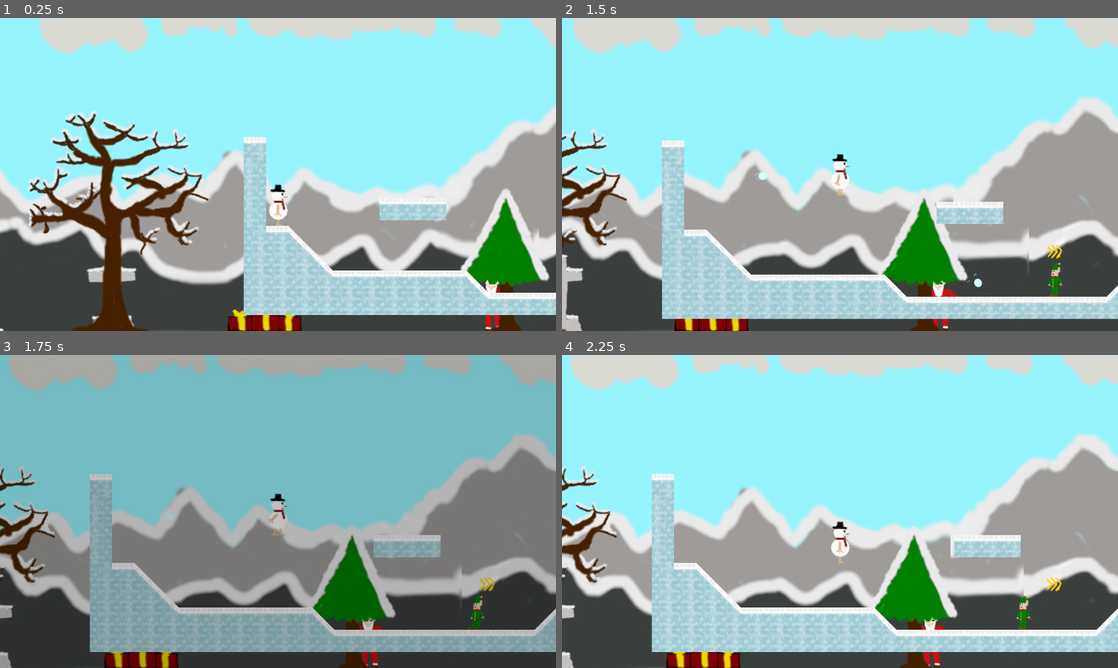
Above: before the commit, frames 1-4 (two rows, left to right).
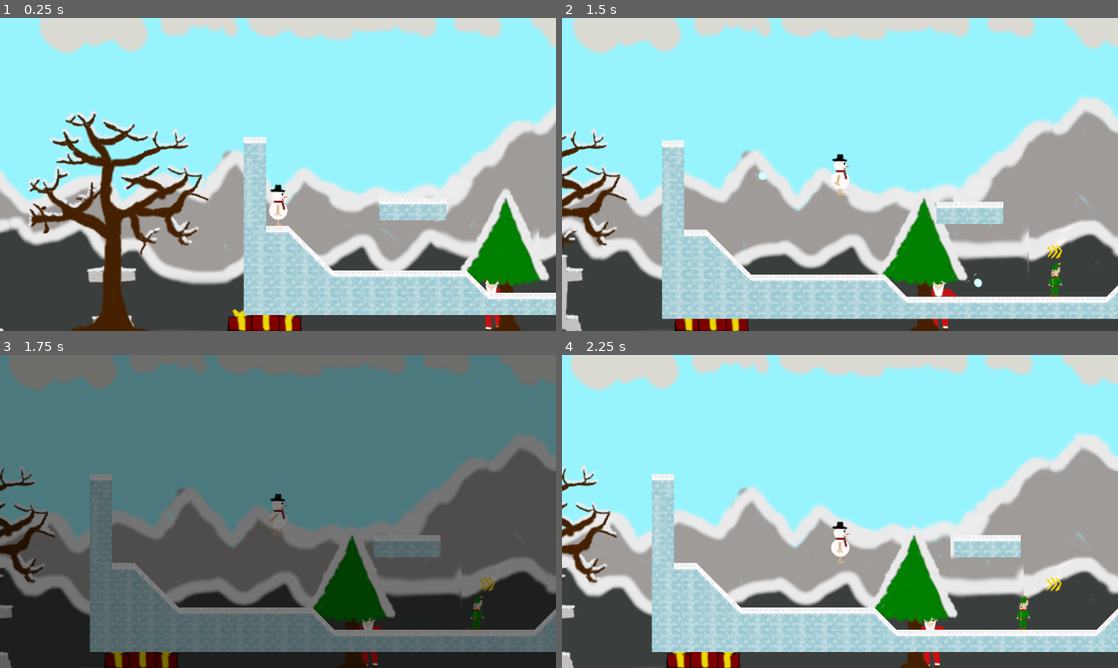
Above: after the commit, the same moments.

Repository: FeelZoR/Geta-GJ-13
Game: Godot game, scene res://src/Game.tscn
Two runs of this game, one before a commit and one after it. Both use one fixed random seed, a clock stepped at 60 frames per second and the inputs below. Sound files missing from this copy of the repository are replaced by a short silence.
Inputs (mouse positions are in pixels of both pictures, inside the frame that each line leads up to):
- Up to frame 1 (0.25 s): no input
- Up to frame 2 (1.5 s): tap Enter (ui_accept) at 0.5 s; move the mouse to (962, 158) at 0.52 s; press the mouse at (962, 158) at 0.53 s; hold D (move_right) from 0.53 s (still down); tap Space (jump) at 0.77 s; move the mouse to (728, 190) at 1.27 s; release the mouse at (728, 190) at 1.28 s; click (728, 190) at 1.35 s
- Up to frame 3 (1.75 s): keep holding D (move_right); tap Space (jump) at 1.52 s
- Up to frame 4 (2.25 s): release D (move_right) at 2 s; click "OK" at 2 s

Frames 1-2 are identical in both runs. In frame 3, 88% of the frame differs, in the area x 0-100%, y 0-100%; in frame 4, nothing differs.

Commit message:
Darken tutorial bg

Diff:
--- a/src/UI/Tutorial.tscn
+++ b/src/UI/Tutorial.tscn
@@ -4,7 +4,6 @@
 [ext_resource path="res://assets/theme/fonts/Text_desc_font.tres" type="DynamicFont" id=2]
 [ext_resource path="res://src/UI/Tutorial.gd" type="Script" id=3]
 [ext_resource path="res://assets/audio/SFX/ui_click.wav" type="AudioStream" id=4]
-
 
 [sub_resource type="DynamicFont" id=1]
 size = 32
@@ -37,7 +36,7 @@
 [node name="Background" type="ColorRect" parent="."]
 anchor_right = 1.0
 anchor_bottom = 1.0
-color = Color( 0, 0, 0, 0.235294 )
+color = Color( 0, 0, 0, 0.501961 )
 __meta__ = {
 "_edit_use_anchors_": false
 }
